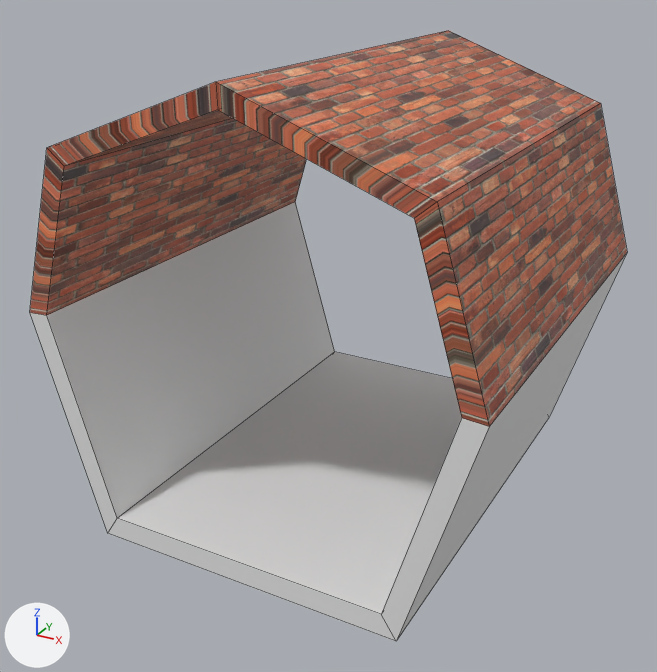
An edit to the Blender file Assets/Prefab/hallway.blend, drawn before and after from the same camera.
Rendered twice from a 50 mm lens placed at (1.78, -3.48, 1.43), pointed at (-0.05, -0.15, -0.23). The lights are fixed; the arrows at lower left show +X, +Y and +Z. Mesh edges are drawn as thin lines.
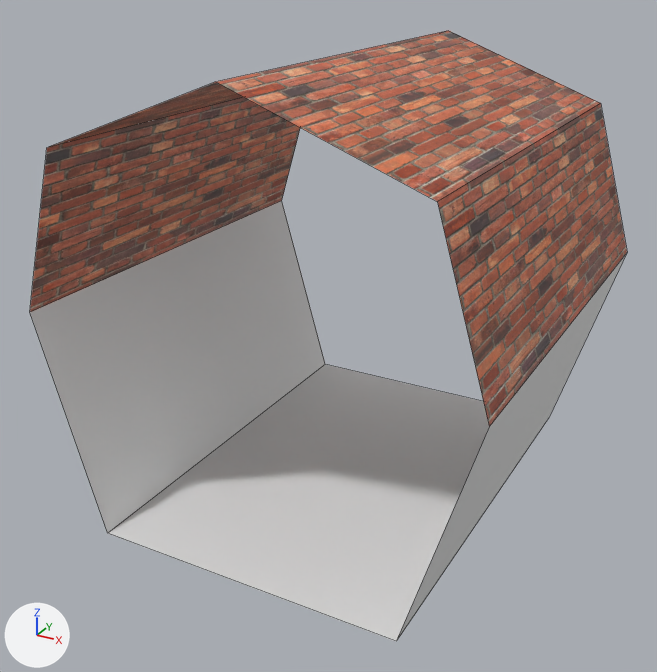
Patch to the scene script:
```diff
--- a/Assets/Prefab/hallway.blend.py
+++ b/Assets/Prefab/hallway.blend.py
@@ me_cylinder @@
 # used by ob_cylinder; location = (0.0, 0.0, 0.0); rotation_euler = (1.571, 0.0, 0.0), in degrees (90, 0, 0)
-me_cylinder.from_pydata(...)  # 28 vertices, 28 faces; spans x -1.0..1.0, y -1.0..1.0, z -1.0..1.0
+me_cylinder.from_pydata(...)  # 14 vertices, 7 faces; spans x -1.0..1.0, y -1.0..1.0, z -1.0..1.0
+# me_cylinder part 1
+# 14 vertices are removed from x -0.91..0.91, y -0.9..0.91, z -1.0..1.0
+# 21 faces are deleted
 me_cylinder.materials.append(mat_ground)
```

Pixel boxes [x1, y1, x2, y2] of what changed, in the pictures (657 x 672 px):
part 1 of me_cylinder, deleted
    before: [30, 82, 489, 641]
